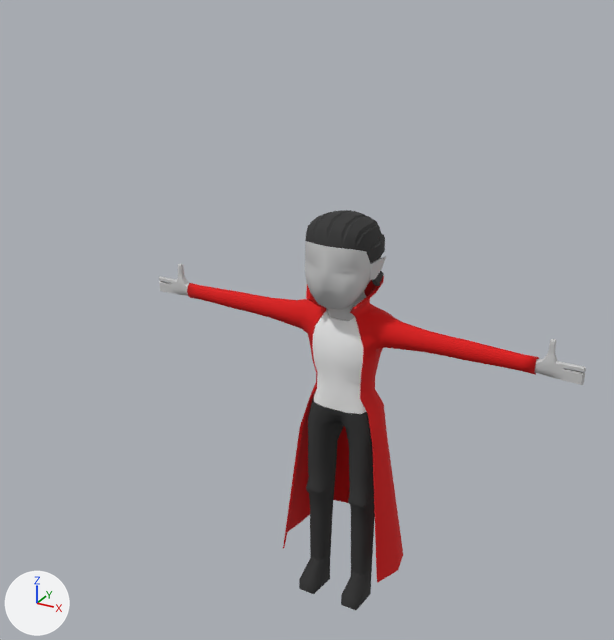
The FBX model Assets/Personages/Char/CharM.fbx as it was, and as the next commit left it.
Camera for both pictures: a camera (50 mm lens) standing at (2.01, -1.58, 3.94) and looking at (-0.33, 2.66, 1.82). The axes (+X, +Y, +Z) are drawn at lower left. The lights are the same throughout. Where no turn or scale is listed for an object, it has been applied to the vertices.

The first picture shows 'M'.
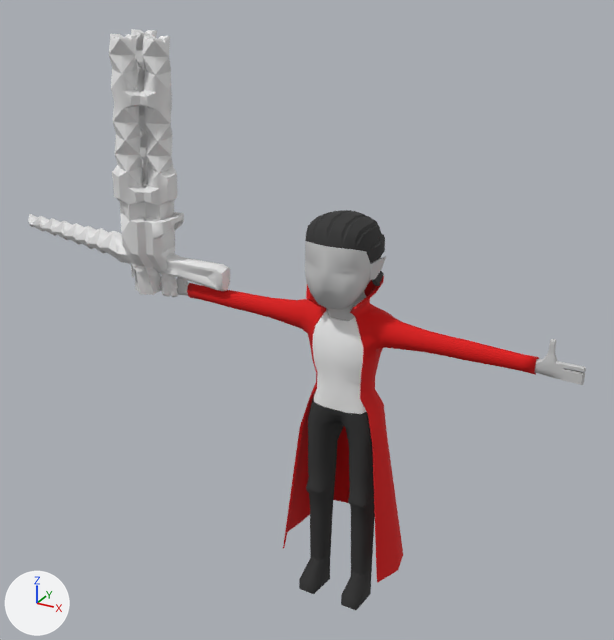
What the commit changed:
Mesh me_mesh_004 is new.
It has 97 vertices, 194 faces and spans x -0.071..0.241, y -0.064..0.064, z -0.195..0.048.
Mesh me_mesh_009 is new.
It has 267 vertices, 546 faces and spans x -0.142..0.259, y -0.209..0.168, z -0.016..0.88.
Mesh me_mesh_001 is new.
It has 127 vertices, 250 faces and spans x -0.113..0.774, y -0.105..0.105, z -0.29..0.085.
Mesh me_mesh_007 is new.
It has 479 vertices, 970 faces and spans x -0.196..0.227, y -0.199..0.197, z -0.767..0.114.
Mesh me_mesh_008 is new.
It has 476 vertices, 972 faces and spans x -0.094..0.087, y -0.079..0.097, z -0.224..0.007.
Mesh me_mesh_003 is new.
It has 82 vertices, 160 faces and spans x -0.841..0.006, y -0.105..0.105, z -0.089..0.122.
Object 'PistolHandle' (ob_pistolhandle) is new; it shows me_mesh_004.
Its location is (-1.446, 2.514, 2.096).
Object 'ShotgunPullar' (ob_shotgunpullar) is new; it shows me_mesh_009.
Its location is (-1.358, 2.476, 2.616).
Object 'AutoHandle' (ob_autohandle) is new; it shows me_mesh_001.
Its location is (-1.581, 2.499, 2.132).
Object 'ShotgunHandle' (ob_shotgunhandle) is new; it shows me_mesh_007.
Its location is (-1.358, 2.476, 2.616).
Object 'ShotgunAmmo' (ob_shotgunammo) is new; it shows me_mesh_008.
Its location is (-1.423, 2.501, 2.078).
Object 'AutoPullar' (ob_autopullar) is new; it shows me_mesh_003.
Its location is (-1.581, 2.499, 2.132).

Pixel boxes (x1, y1, x2, y2) of what changed, in the pictures (614 x 640 px):
'ShotgunPullar', added
    after: (109, 29, 173, 188)
'ShotgunHandle', added
    after: (112, 163, 184, 297)
'AutoHandle', added
    after: (116, 244, 230, 297)
'AutoPullar', added
    after: (28, 214, 122, 258)
'ShotgunAmmo', added
    after: (135, 268, 161, 295)
'PistolHandle', added
    after: (169, 276, 178, 289)
